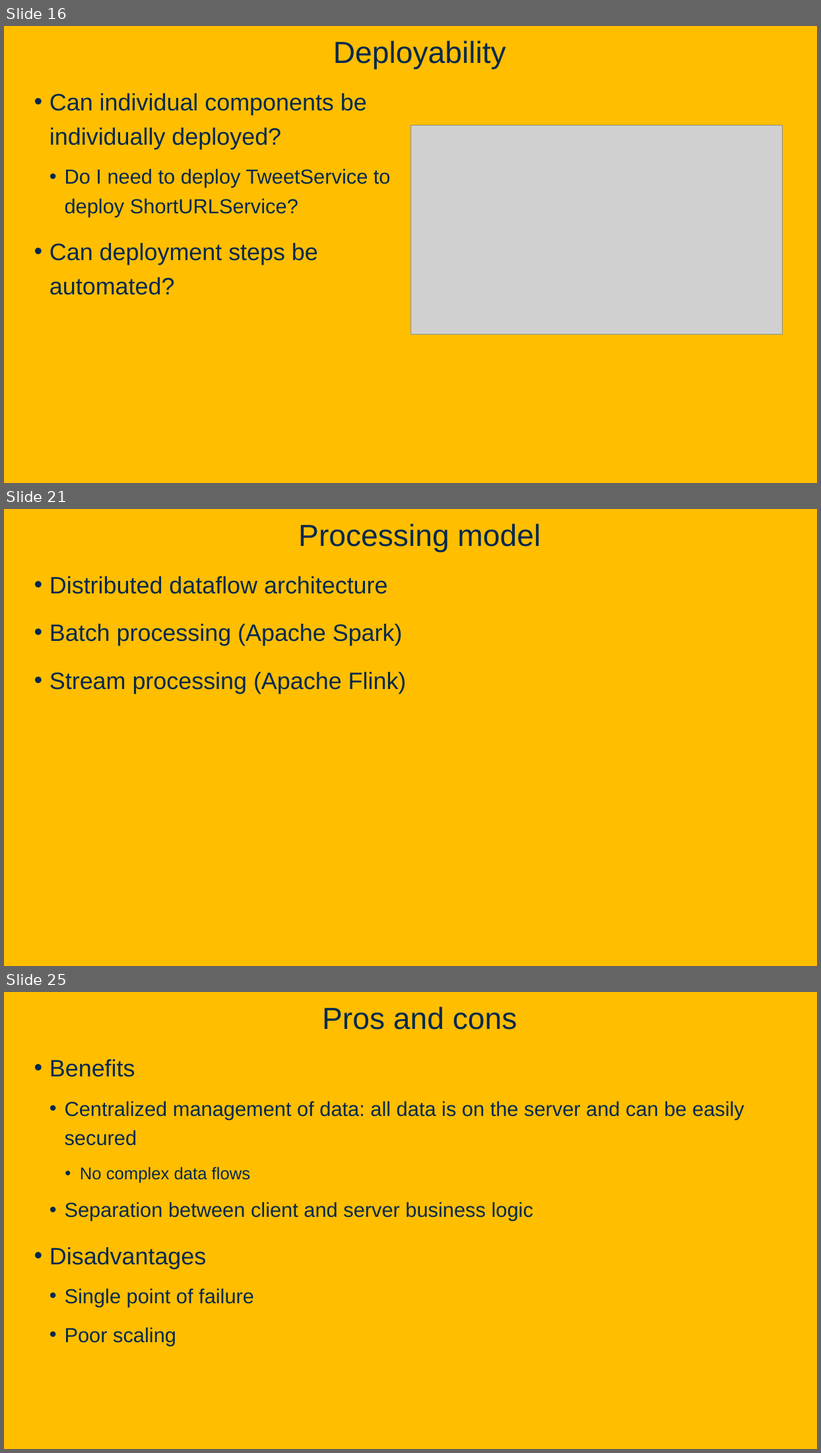
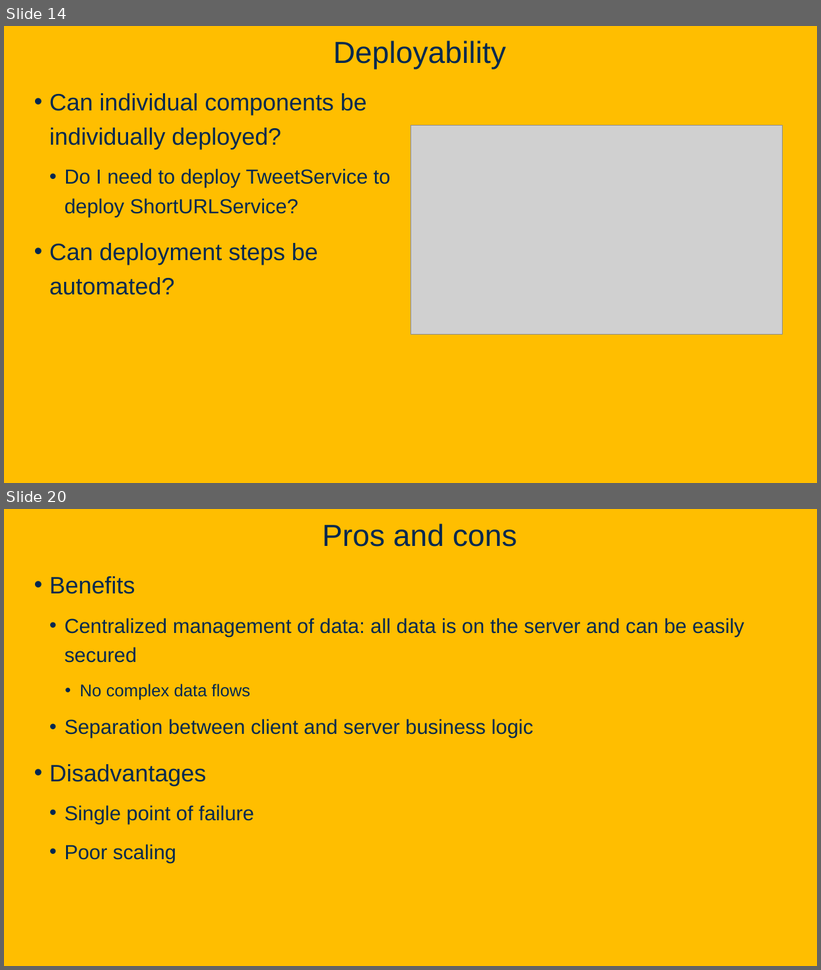
Before and after one commit to davsec-teaching/W26_ECS_160, a slide deck: slides/Microservices.pptx. Shown one above the other, each under a label of ours: slides 16, 21 and 25 before the commit, slides 14 and 20 after it; the slides between them are not shown. The pictures are 821x1453 and 821x970 pixels, drawn with LibreOffice and Linux fonts; fonts in the diff are those of the drawing; grey boxes stand for pictures; background and template pictures are left out. Boxes give left, top, right and bottom in pixels: in the first picture for what was removed or moved away, otherwise in the second. Text is boxed around its words. In the diff, an @@ line names an element or a change of style, - is before the commit and + after.

```diff
--- a/slides/Microservices.pptx
+++ b/slides/Microservices.pptx
@@ slide 21 removed at (4,509,817,966), background picture (left out) @@
@@ title removed at (298,524,541,553) @@
-Processing model
@@ text removed at (50,576,407,694) @@
-• Distributed dataflow architecture
-• Batch processing (Apache Spark)
-• Stream processing (Apache Flink)
@@ what was slide 16 is now slide 14 @@
@@ what was slide 25 is now slide 20 @@
```
Also in this commit, not shown: 3 slides changed, 15 slides added, 8 other slides removed, 3 other files.
